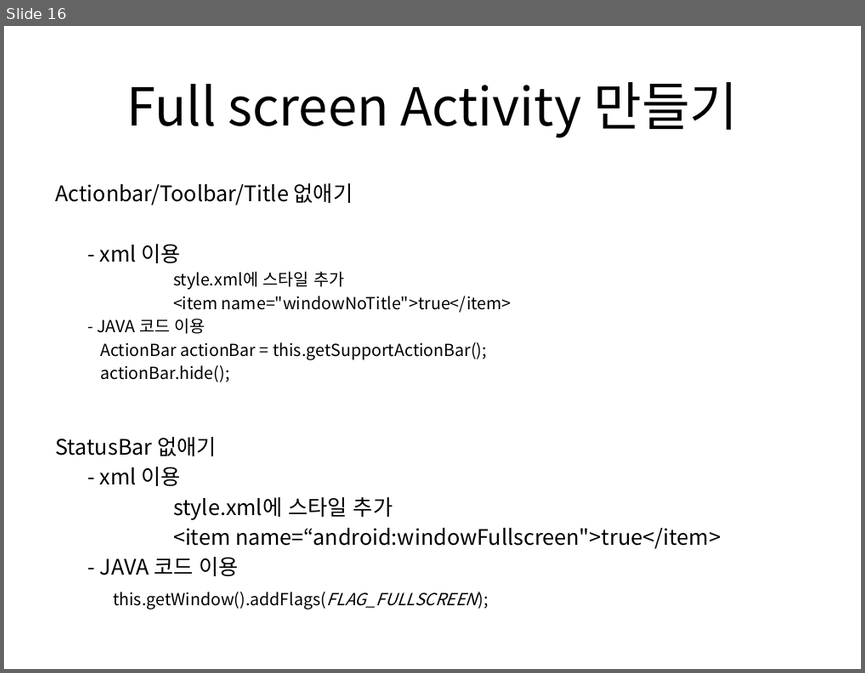
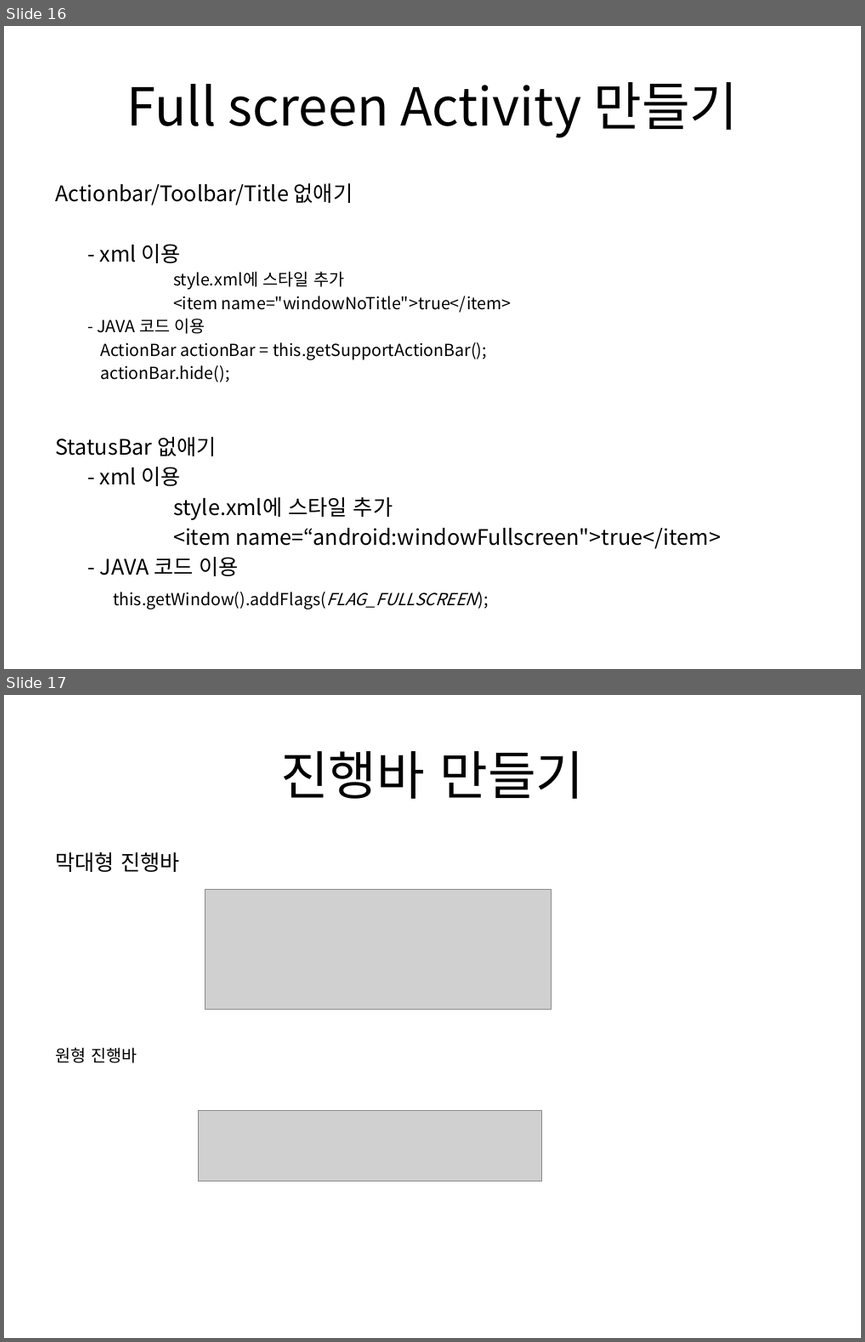
Before and after one commit to khko/android_edu, a slide deck: 01.Doc/프로젝트강의_01.pptx. Shown one above the other, each under a label of ours: slide 16 before the commit, slides 16 and 17 after it. The pictures are 865x673 and 865x1342 pixels, drawn with LibreOffice and Linux fonts; fonts in the diff are those of the drawing; grey boxes stand for pictures. Boxes give left, top, right and bottom in pixels: in the first picture for what was removed or moved away, otherwise in the second. Text is boxed around its words. In the diff, an @@ line names an element or a change of style, - is before the commit and + after.

```diff
--- a/01.Doc/프로젝트강의_01.pptx
+++ b/01.Doc/프로젝트강의_01.pptx
@@ slide 17 added at (x1=4, y1=695, x2=861, y2=1338), background #FFFFFF @@
@@ title added at (x1=280, y1=751, x2=584, y2=799), 44 pt, text #000000 @@
+진행바 만들기
@@ text added at (x1=55, y1=852, x2=180, y2=1063), 18 pt, text #000000 @@
+막대형 진행바
+원형 진행바
@@ picture added at (x1=205, y1=890, x2=551, y2=1009) @@
@@ picture added at (x1=199, y1=1110, x2=542, y2=1180) @@
```
Also in this commit, not shown: 4 other slides added, 1 slide removed, 9 other files.
